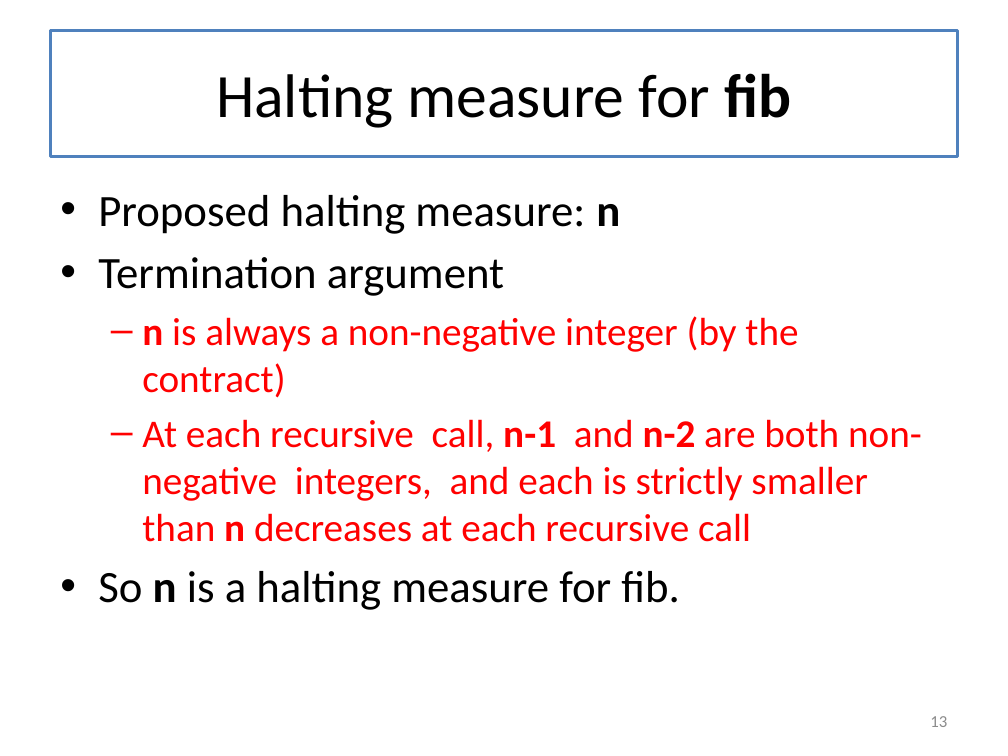
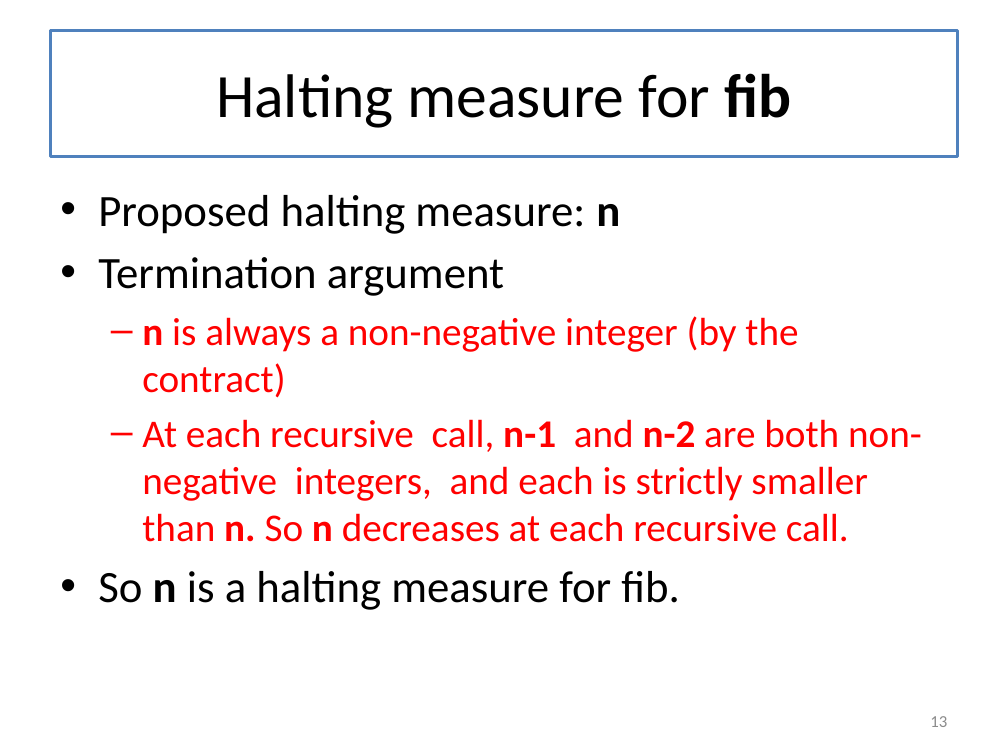
Before and after one commit to mwand/cs5010f16, a slide deck: slide 13 of Slides/Lesson 8.2 Halting Measures.pptx. Drawn at 1008x756 pixels with LibreOffice and Linux fonts; fonts in the diff are those of the drawing. Boxes give left, top, right and bottom in pixels: in the first picture for what was removed or moved away, otherwise in the second. Text is boxed around its words. In the diff, an @@ line names an element or a change of style, - is before the commit and + after.

```diff
--- a/Slides/Lesson 8.2 Halting Measures.pptx
+++ b/Slides/Lesson 8.2 Halting Measures.pptx
@@ text at <box>142,419,922,542</box>: text changed @@
-  – At each recursive call, n-1 and n-2 are both non-negative integers, and each is strictly smaller than n decreases at each recursive call
+  – At each recursive call, n-1 and n-2 are both non-negative integers, and each is strictly smaller than n. So n decreases at each recursive call.
```
Also in this commit, not shown: 4 other slides changed, 1 other file.
